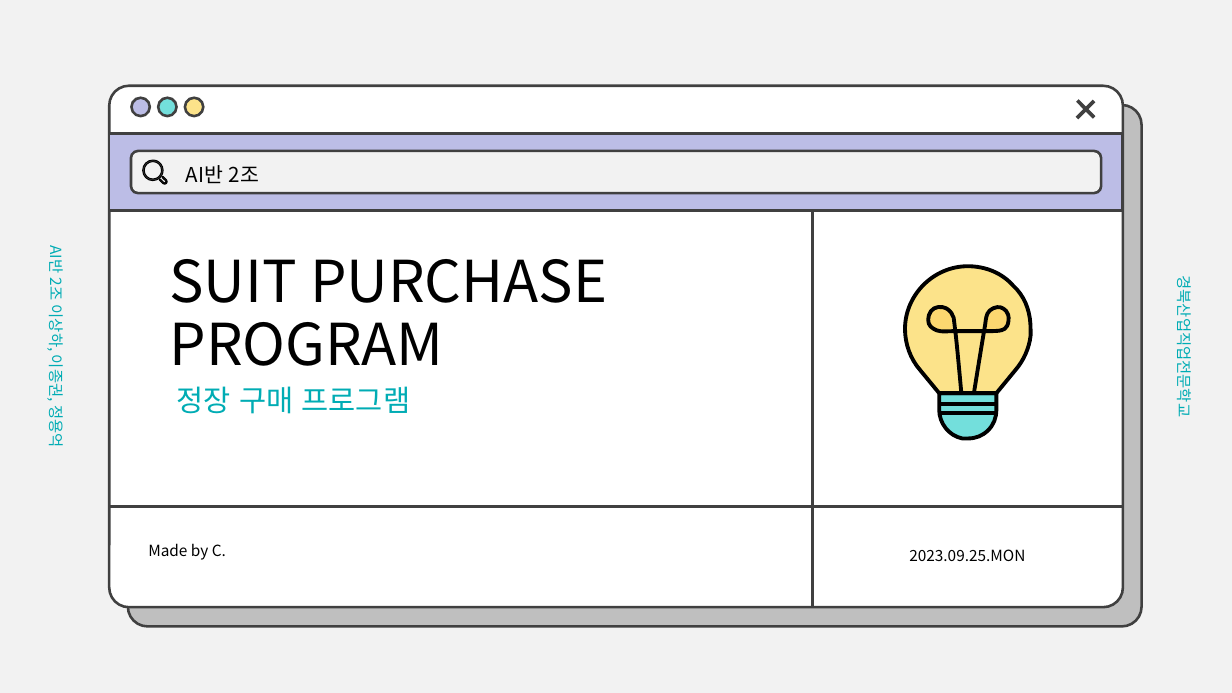
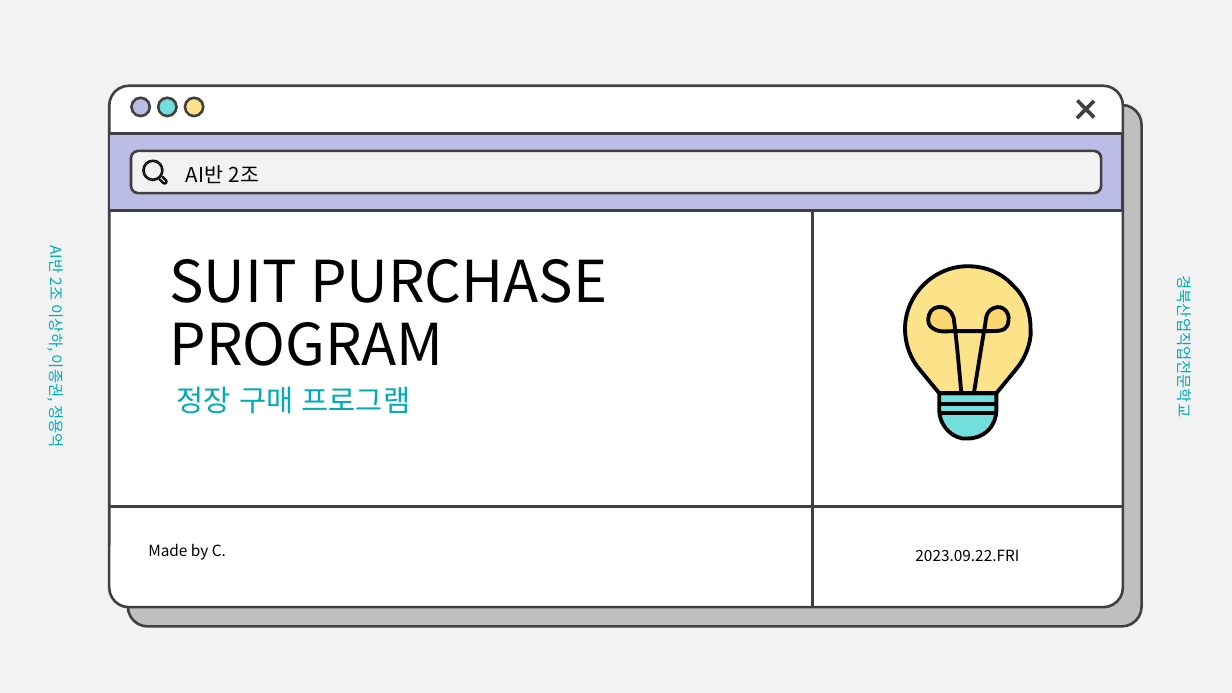
Before and after one commit to SangHa000/TEAMPROJECT1, a slide deck: slide 1 of 오피스 2016 발표용.pptx. Drawn at 1232x693 pixels with LibreOffice and Linux fonts; fonts in the diff are those of the drawing. Boxes give left, top, right and bottom in pixels: in the first picture for what was removed or moved away, otherwise in the second. Text is boxed around its words. In the diff, an @@ line names an element or a change of style, - is before the commit and + after.

```diff
--- a/오피스 2016 발표용.pptx
+++ b/오피스 2016 발표용.pptx
@@ text at box(915, 549, 1019, 561): text changed @@
-2023.09.25.MON
+2023.09.22.FRI
```
Also in this commit, not shown: 15 other slides changed, 1 slide removed.
